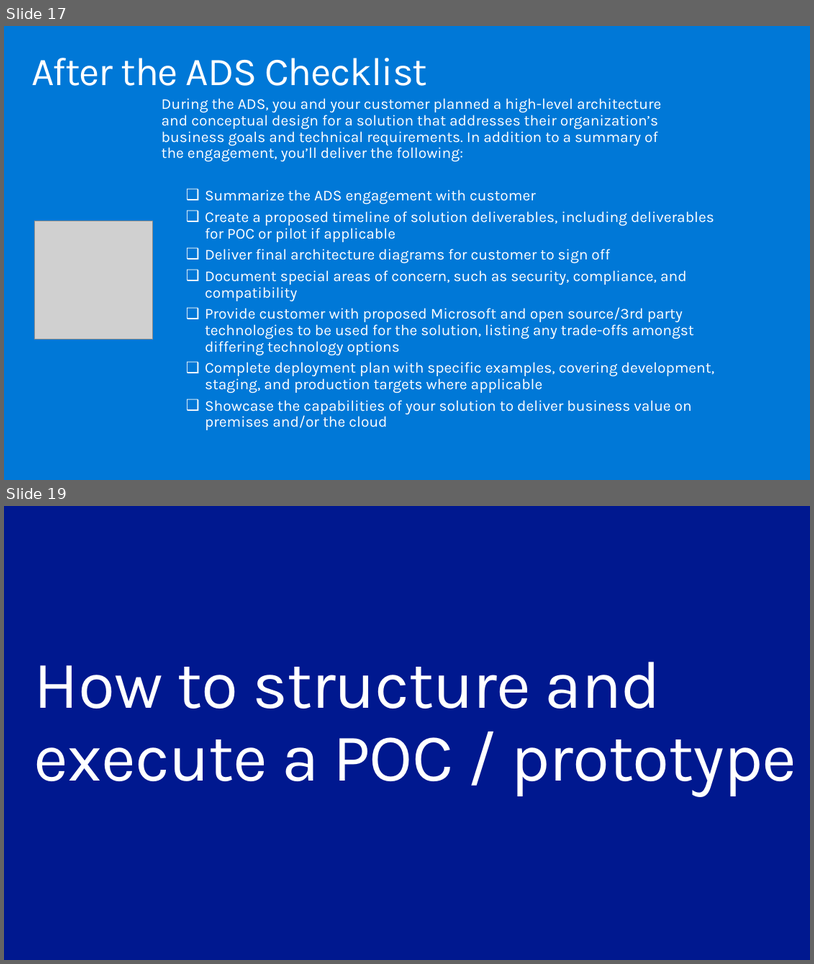
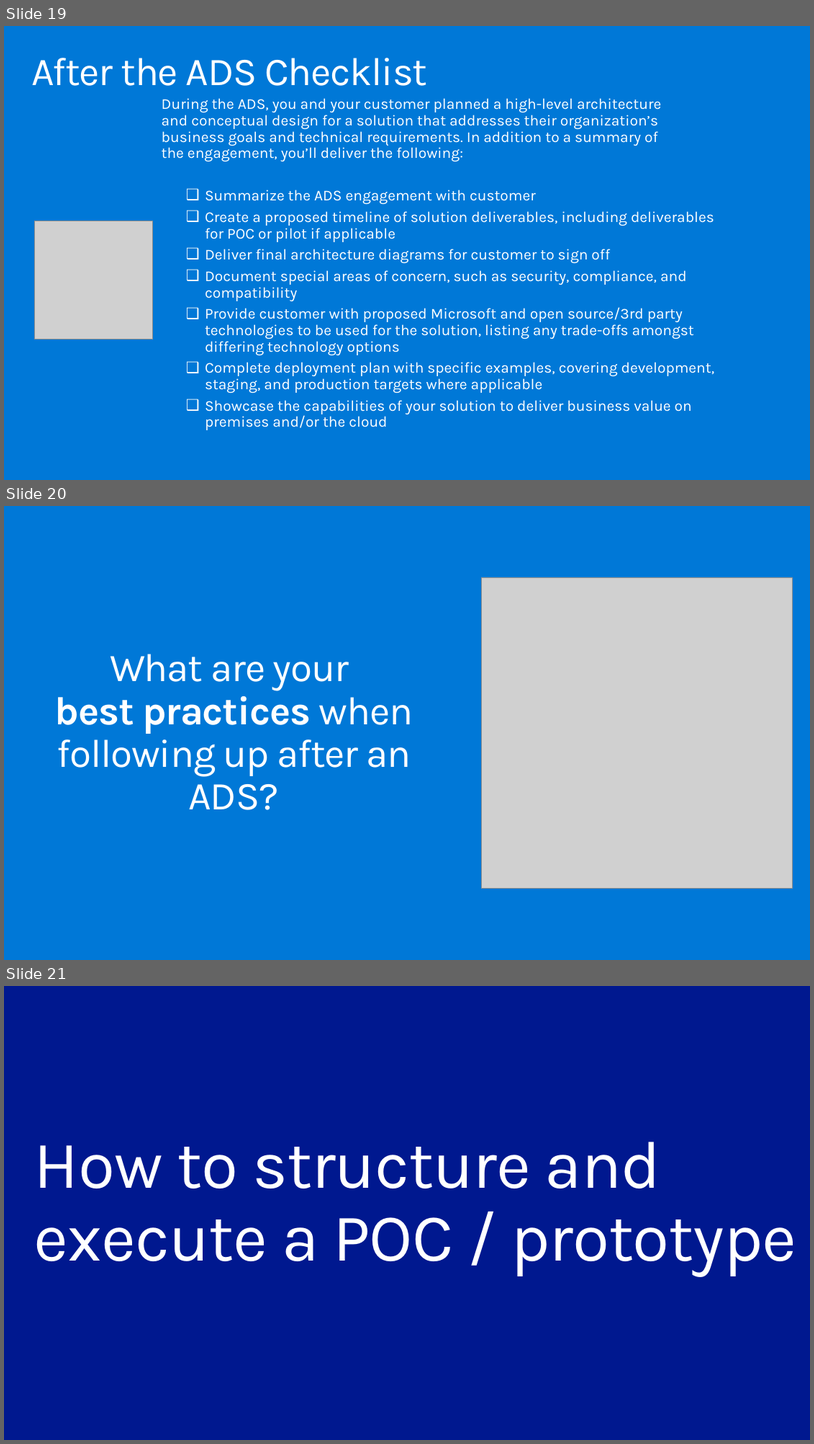
Before and after one commit to solliancenet/ica-wbs, a slide deck: Financial service modernization workshop/mastering-the-ads-deck.pptx. Shown one above the other, each under a label of ours: slides 17 and 19 before the commit, slides 19, 20 and 21 after it; the slides between them are not shown. The pictures are 814x964 and 814x1444 pixels, drawn with LibreOffice and Linux fonts; fonts in the diff are those of the drawing; grey boxes stand for pictures. Boxes give left, top, right and bottom in pixels: in the first picture for what was removed or moved away, otherwise in the second. Text is boxed around its words. In the diff, an @@ line names an element or a change of style, - is before the commit and + after.

```diff
--- a/Financial service modernization workshop/mastering-the-ads-deck.pptx
+++ b/Financial service modernization workshop/mastering-the-ads-deck.pptx
@@ slide 20 added at [4, 506, 810, 960], background #0078D7 @@
@@ picture added at [482, 577, 793, 888] @@
@@ title added at [55, 654, 414, 810], 47 pt, text #FFFFFF @@
+What are your
+best practices when following up after an ADS?
@@ what was slide 17 is now slide 19 @@
@@ what was slide 19 is now slide 21 @@
```
Also in this commit, not shown: 1 slide changed, 1 other slide added, 6 other files.
